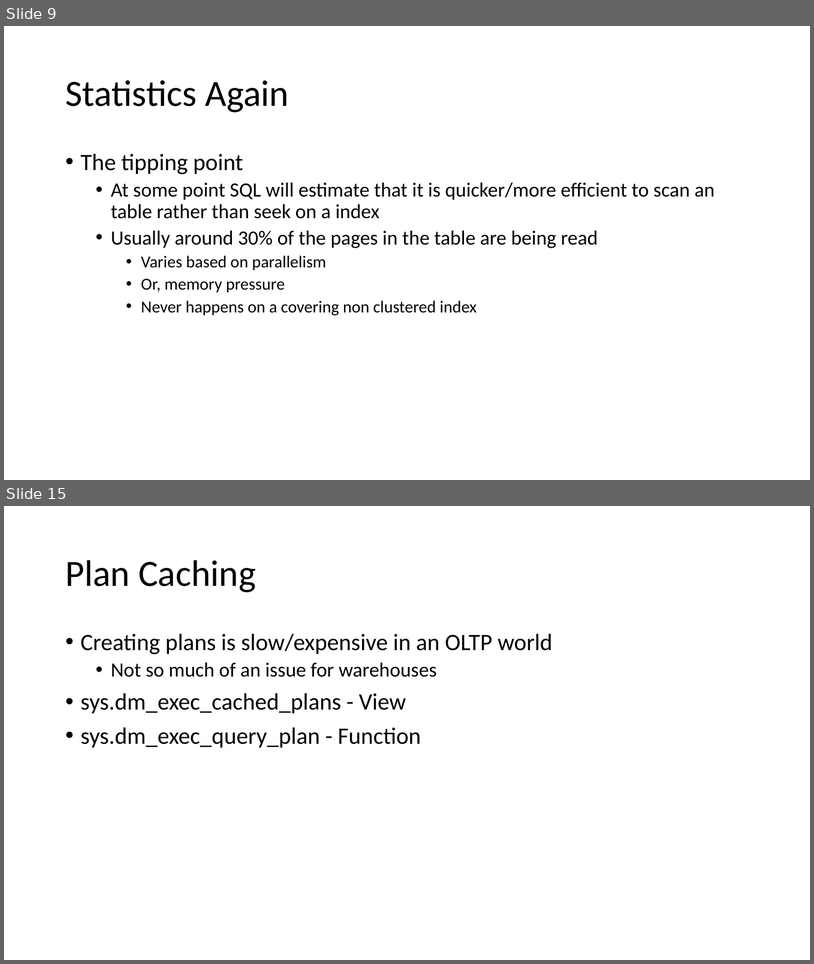
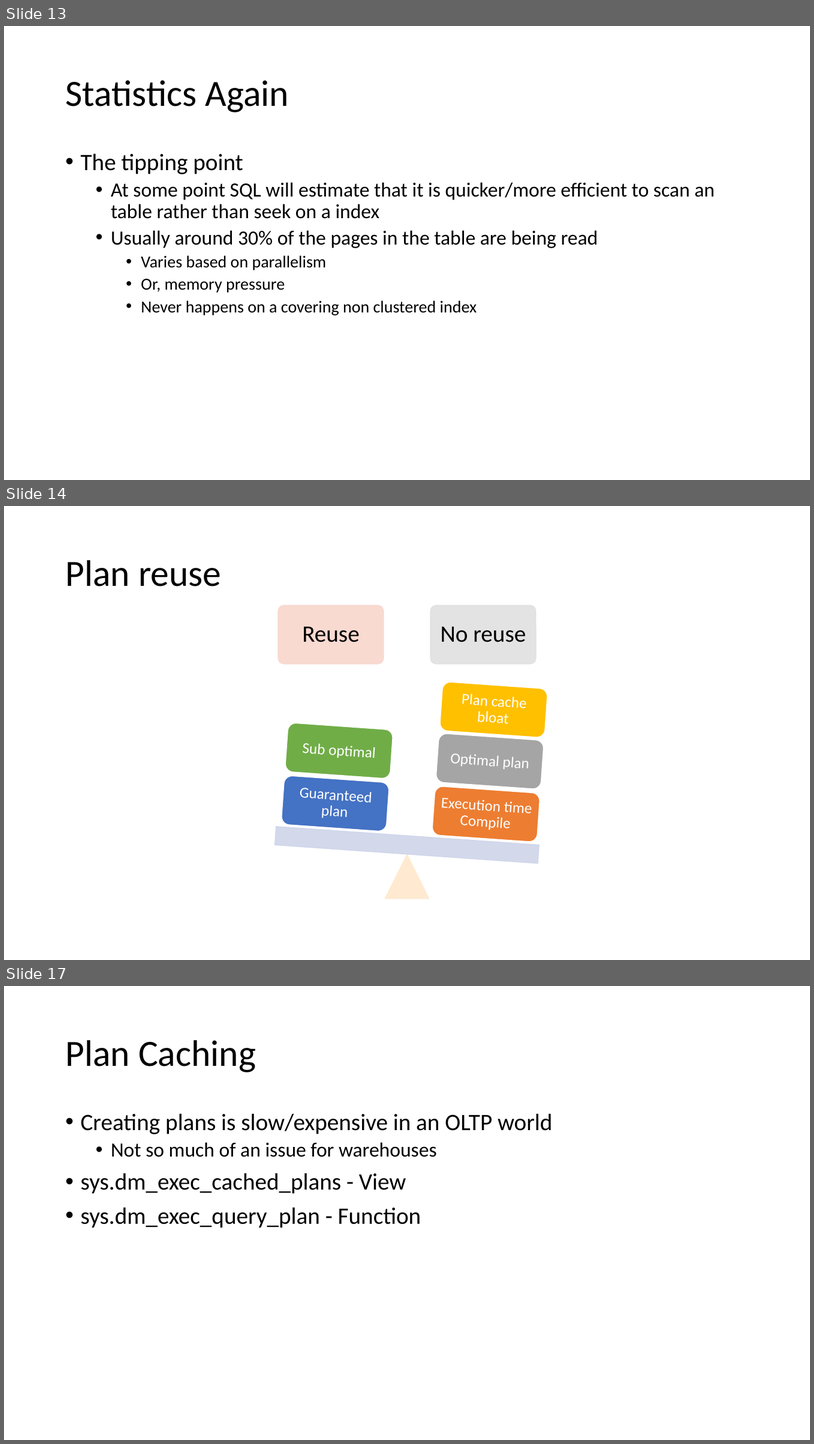
Before and after one commit to sabinio/SQLTraining, a slide deck: Slides/2. Query Execution.pptx. Shown one above the other, each under a label of ours: slides 9 and 15 before the commit, slides 13, 14 and 17 after it; the slides between them are not shown. The pictures are 814x964 and 814x1444 pixels, drawn with LibreOffice and Linux fonts; fonts in the diff are those of the drawing. Boxes give left, top, right and bottom in pixels: in the first picture for what was removed or moved away, otherwise in the second. Text is boxed around its words. In the diff, an @@ line names an element or a change of style, - is before the commit and + after.

```diff
--- a/Slides/2. Query Execution.pptx
+++ b/Slides/2. Query Execution.pptx
@@ slide 14 added at box(4, 506, 810, 960), background #FFFFFF @@
@@ title added at box(65, 560, 221, 586), 44 pt, text #000000 @@
+Plan reuse
@@ group added at box(275, 605, 548, 898): 7 rounded rectangles, 7 texts, 1 triangle, 1 rectangle @@
+Reuse
+No reuse
+Execution time Compile
+Optimal plan
+Plan cache bloat
+Guaranteed plan
+Sub optimal
@@ what was slide 9 is now slide 13 @@
@@ what was slide 15 is now slide 17 @@
```
Also in this commit, not shown: 1 slide changed, 5 other slides added, 3 slides removed.
